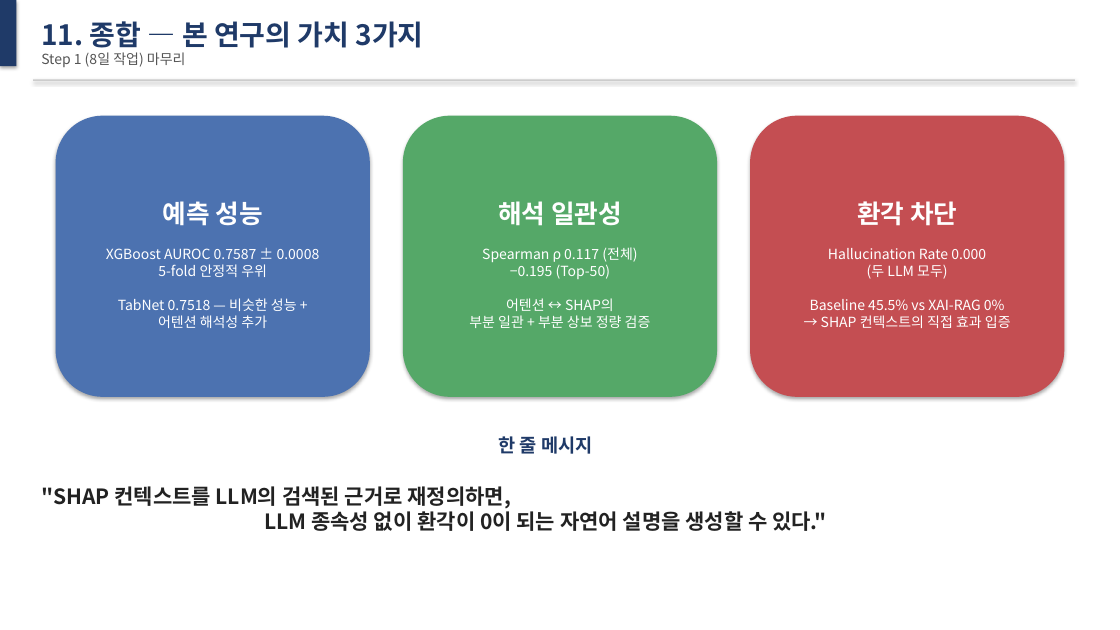
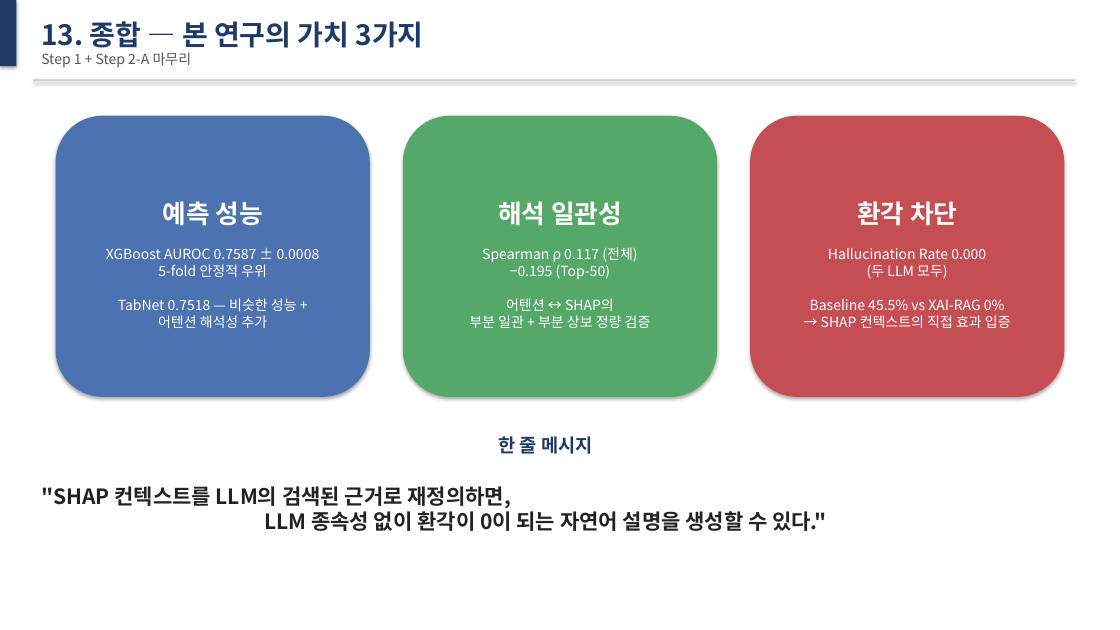
Before and after one commit to Tim-Green0/tabnet-xai-rag-credit, a slide deck: slide 14 of paper/midterm_slides.pptx (slide 12 before the commit). Drawn at 1120x630 pixels with LibreOffice and Linux fonts; fonts in the diff are those of the drawing. Boxes give left, top, right and bottom in pixels: in the first picture for what was removed or moved away, otherwise in the second. Text is boxed around its words. In the diff, an @@ line names an element or a change of style, - is before the commit and + after.

```diff
--- a/paper/midterm_slides.pptx
+++ b/paper/midterm_slides.pptx
@@ text at [41,21,424,53]: text changed @@
-11. 종합 — 본 연구의 가치 3가지
+13. 종합 — 본 연구의 가치 3가지
@@ text at [41,52,192,67]: text changed @@
-Step 1 (8일 작업) 마무리
+Step 1 + Step 2-A 마무리
```
Also in this commit, not shown: 1 other slide changed, 2 slides added, 6 other files.
